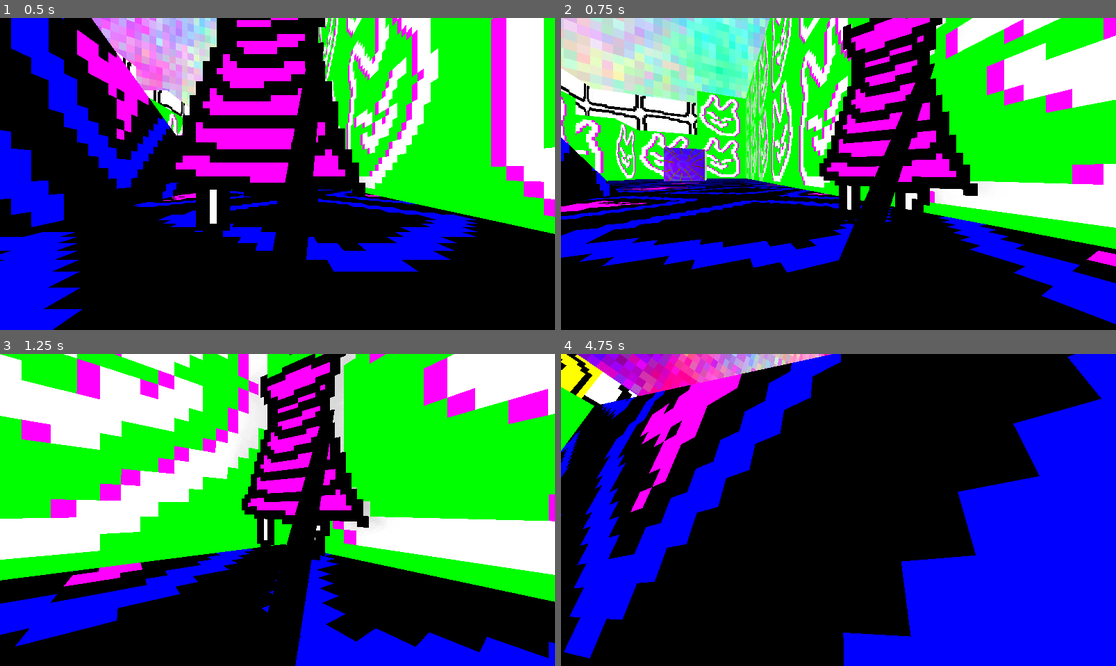
Above: before the commit, frames 1-4 (two rows, left to right).
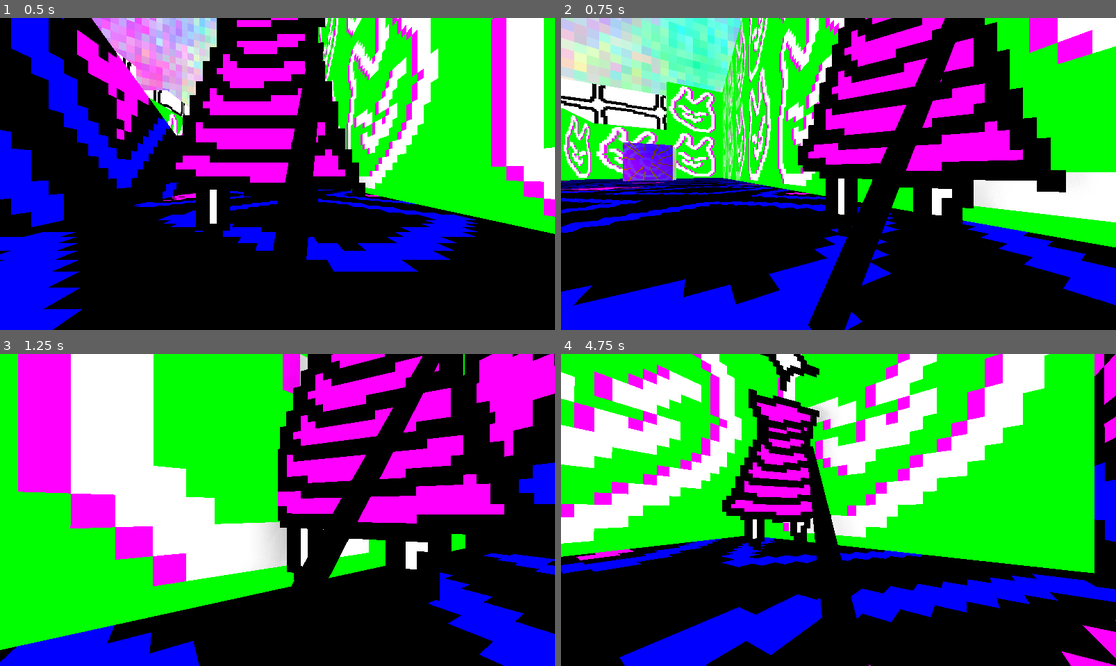
Above: after the commit, the same moments.

Repository: crittergirl/puppydream
Game: Godot game, scene res://main.tscn
The game is run twice, just before and just after one commit, with the same random seed, the same clock (stepped at 60 frames per second) and the same inputs.
Inputs:
- Up to frame 1 (0.5 s): no input
- Up to frame 2 (0.75 s): hold D (move_right) from 0.53 s (still down); hold E (pull, bound only after the commit) from 0.53 s (still down)
- Up to frame 3 (1.25 s): keep holding D (move_right); keep holding E (pull, bound only after the commit)
- Up to frame 4 (4.75 s): release D (move_right) at 1.28 s; release E (pull, bound only after the commit) at 1.28 s; hold S (move_back) 1.28-2.03 s; tap E (pull, bound only after the commit) at 1.35, 2.85, 4.35 s; hold D (move_right) 2.03-2.78 s; hold E (pull, bound only after the commit) 2.03-2.78 s; hold W (move_forward) 2.78-3.53 s; hold E (pull, bound only after the commit) 3.53-4.28 s; hold A (move_left) from 3.53 s (still down)

Frame 1 is identical in both runs. In frame 2, 54% of the frame differs, in the area x 0-100%, y 0-100%; in frame 3, 71%; in frame 4, 78%.

Commit message:
leash pulling

Diff:
--- a/main.tscn
+++ b/main.tscn
@@ -310,10 +310,11 @@
 
 [node name="dialogue" parent="dream/goob" unique_id=1693157045 instance=ExtResource("14_w48qg")]
 transform = Transform3D(1, 0, 0, 0, 1, 0, 0, 0, 1, 0, 0.40000004, 0)
-text = "don't like how that guy's eyein' me"
+text = "absolute eyesore aren't ya"
 lines = "don't like how that guy's eyein' me
 absolute eyesore aren't ya
 quit starin'"
+idx = 1
 
 [node name="look" type="Sprite3D" parent="dream" unique_id=712641277]
 transform = Transform3D(1, 0, 0, 0, 1, 0, 0, 0, 1, -5.4, 0.3, 3.3000002)
@@ -324,12 +325,11 @@
 
 [node name="dialogue" parent="dream/look" unique_id=559593343 instance=ExtResource("14_w48qg")]
 transform = Transform3D(1, 0, 0, 0, 1, 0, 0, 0, 1, 0, 0.40000004, 0)
-text = "...."
 lines = "..
 ...
 ....
 ...?"
-idx = 2
+idx = 1
 
 [node name="music_plaza" type="AudioStreamPlayer3D" parent="dream" unique_id=439626442]
 transform = Transform3D(1, 0, 0, 0, 1, 0, 0, 0, 1, -8, 2, 1.5)
--- a/owner.gd
+++ b/owner.gd
@@ -19,6 +19,8 @@
 		target_rotation += TAU * 0.1
 	elif input.x > 0:
 		target_rotation -= TAU * 0.1
+	elif Input.is_action_pressed("pull"):
+		target_rotation += TAU * 0.1
 
 	# interpolate sprite rotation to physics rotation to stop jittering
 	%sprite.global_rotation.y = lerp_angle(%sprite.global_rotation.y, target_rotation, 30 * delta)
--- a/project.godot
+++ b/project.godot
@@ -37,6 +37,11 @@
 "events": [Object(InputEventKey,"resource_local_to_scene":false,"resource_name":"","device":-1,"window_id":0,"alt_press …(192 unchanged characters)…
 ]
 }
+pull={
+"deadzone": 0.2,
+"events": [Object(InputEventKey,"resource_local_to_scene":false,"resource_name":"","device":-1,"window_id":0,"alt_pressed":false,"shift_pressed":false,"ctrl_pressed":false,"meta_pressed":false,"pressed":false,"keycode":0,"physical_keycode":69,"key_label":0,"unicode":101,"location":0,"echo":false,"script":null)
+]
+}
 
 [physics]
 
--- a/puppy.gd
+++ b/puppy.gd
@@ -31,6 +31,8 @@
 	var leash_length := 1.2
 	if absf(%owner.global_position.y - global_position.y) > 0.05:
 		leash_length = 0.5
+	if Input.is_action_pressed("pull"):
+		leash_length = 0.3
 
 	var movement := Vector2.ZERO
 	var leash_vector_3d: Vector3 = %owner.global_position - global_position
